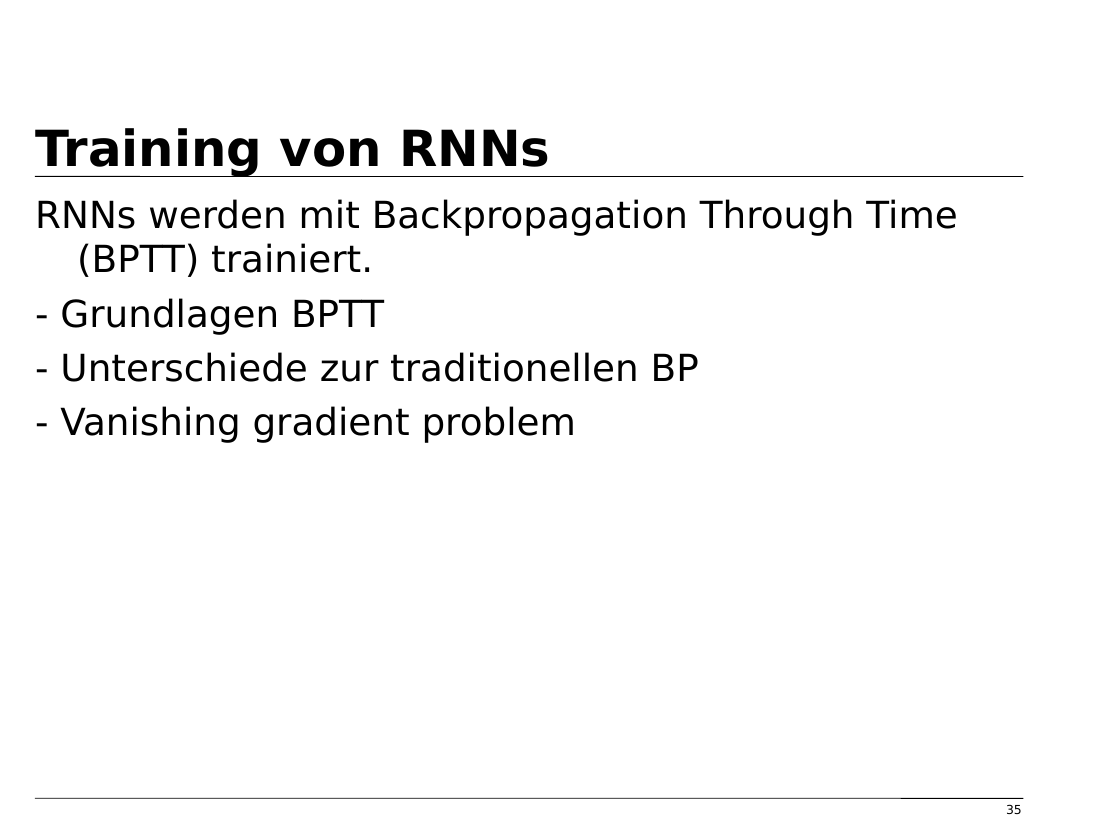
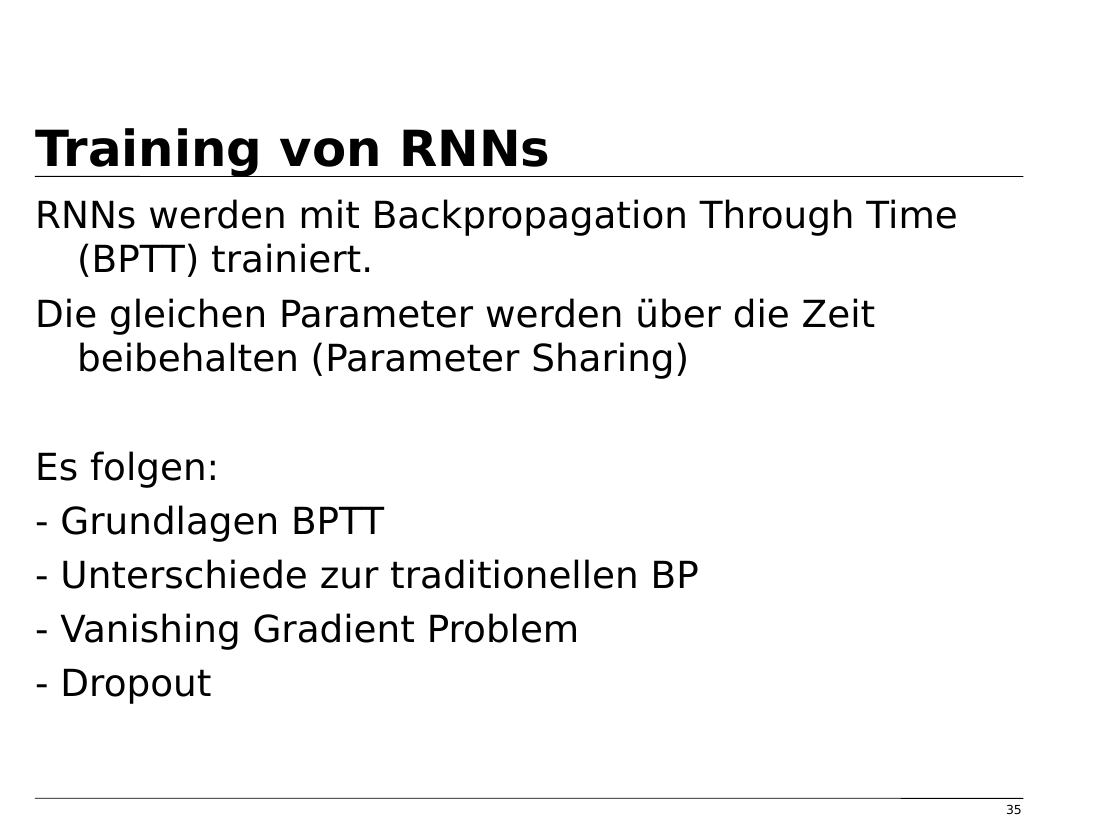
Before and after one commit to tfassbender/deep_learning_team_rnn, a slide deck: slide 35 of vorlesung/vorlesung_rnn_tobias_marvin.odp. Drawn at 1120x840 pixels with LibreOffice and Linux fonts; fonts in the diff are those of the drawing; background and template pictures are left out. Boxes give left, top, right and bottom in pixels: in the first picture for what was removed or moved away, otherwise in the second. Text is boxed around its words. In the diff, an @@ line names an element or a change of style, - is before the commit and + after.

```diff
--- a/vorlesung/vorlesung_rnn_tobias_marvin.odp
+++ b/vorlesung/vorlesung_rnn_tobias_marvin.odp
@@ text at box(35, 298, 876, 487): paragraphs added @@
+Die gleichen Parameter werden über die Zeit beibehalten (Parameter Sharing)
+Es folgen:
@@ text at box(60, 613, 580, 704): text changed @@
-- Vanishing gradient problem
+- Vanishing Gradient Problem
+- Dropout
```
Also in this commit, not shown: 6 other slides changed, 6 slides added, 1 slide removed, 3 other files.
